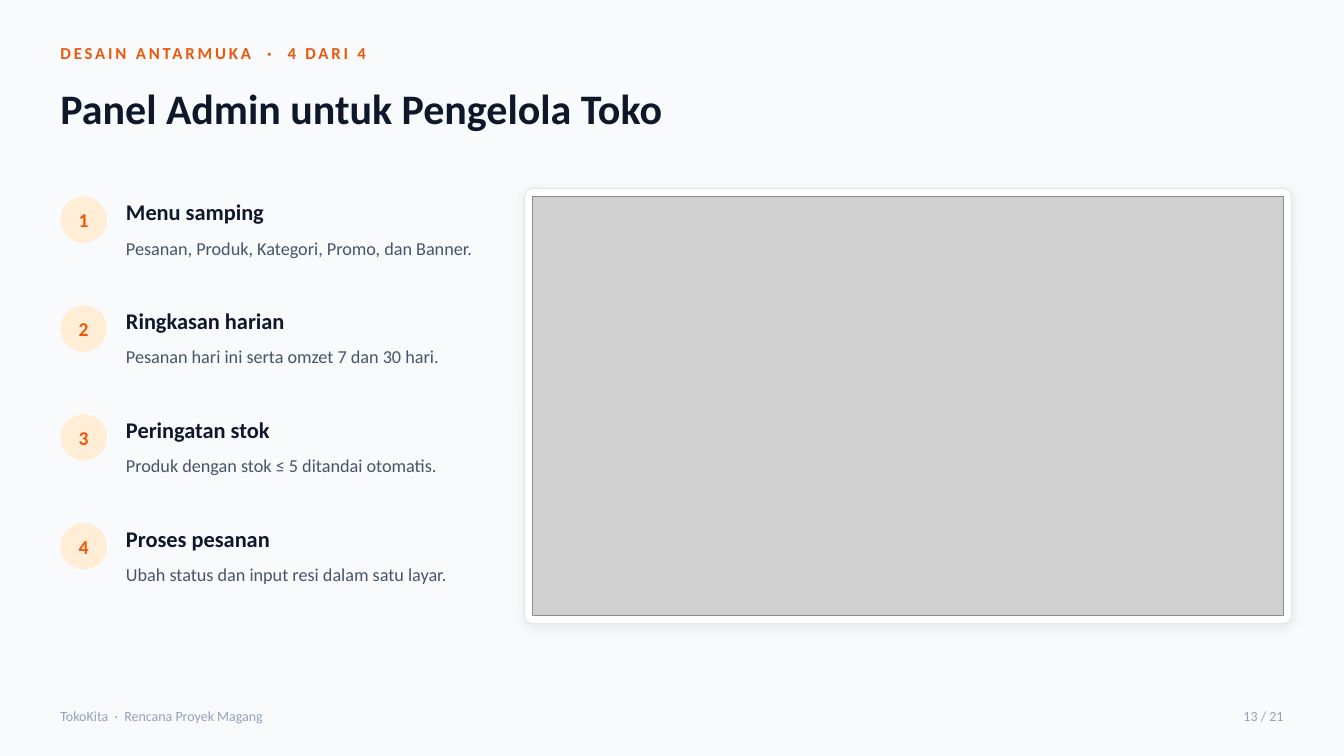
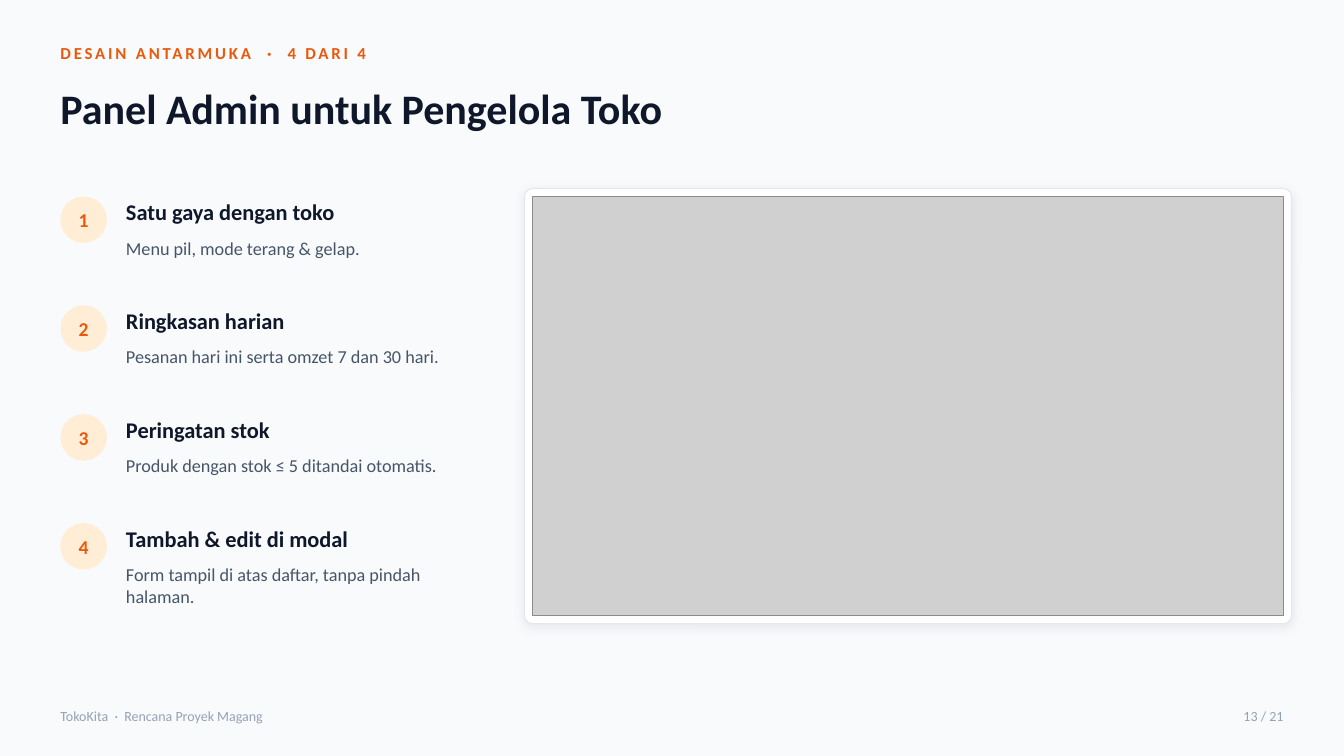
Before and after one commit to Magang-Project-Cmlabs/ecommerce, a slide deck: slide 13 of docs/Presentasi_ECommerce_TokoKita.pptx. Drawn at 1344x756 pixels with LibreOffice and Linux fonts; fonts in the diff are those of the drawing; grey boxes stand for pictures. Boxes give left, top, right and bottom in pixels: in the first picture for what was removed or moved away, otherwise in the second. Text is boxed around its words. In the diff, an @@ line names an element or a change of style, - is before the commit and + after.

Commit message:
docs: Argon2id, modal admin, Pilihan, konfirmasi keluar; PPT slide 10-13 dan 17

```diff
--- a/docs/Presentasi_ECommerce_TokoKita.pptx
+++ b/docs/Presentasi_ECommerce_TokoKita.pptx
@@ text at [126, 204, 335, 224]: text changed @@
-Menu samping
+Satu gaya dengan toko
@@ text at [126, 242, 359, 258]: text changed @@
-Pesanan, Produk, Kategori, Promo, dan Banner.
+Menu pil, mode terang & gelap.
@@ text at [126, 531, 348, 547]: text changed @@
-Proses pesanan
+Tambah & edit di modal
@@ text at [126, 568, 420, 603]: text changed @@
-Ubah status dan input resi dalam satu layar.
+Form tampil di atas daftar, tanpa pindah halaman.
```
Also in this commit, not shown: 2 other slides changed, 18 other files.
